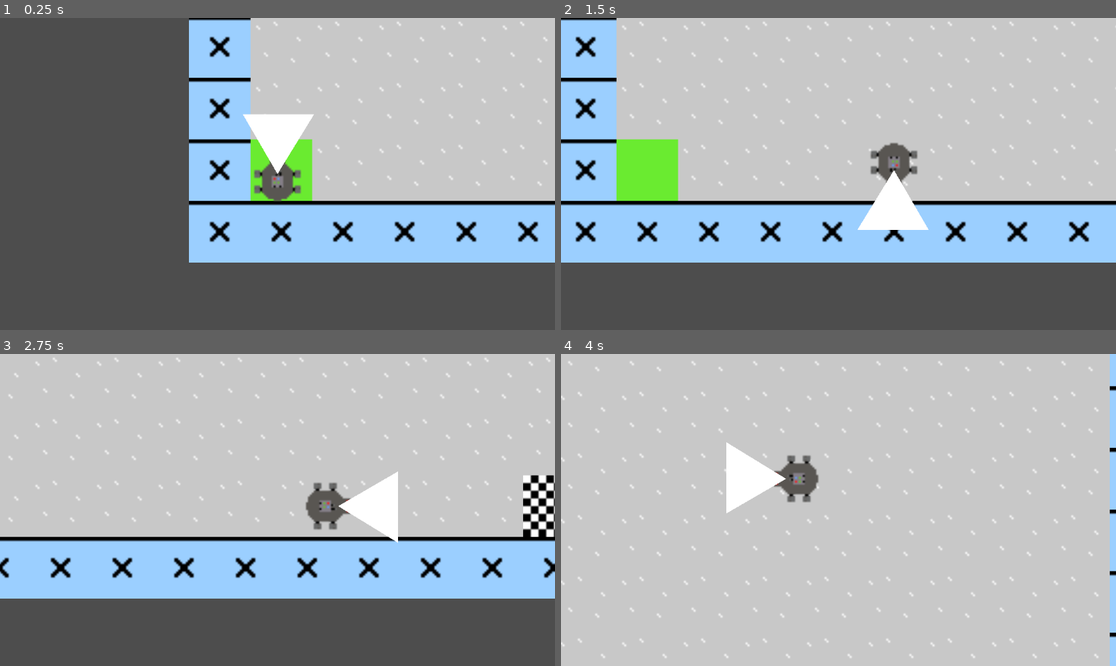
Above: before the commit, frames 1-4 (two rows, left to right).
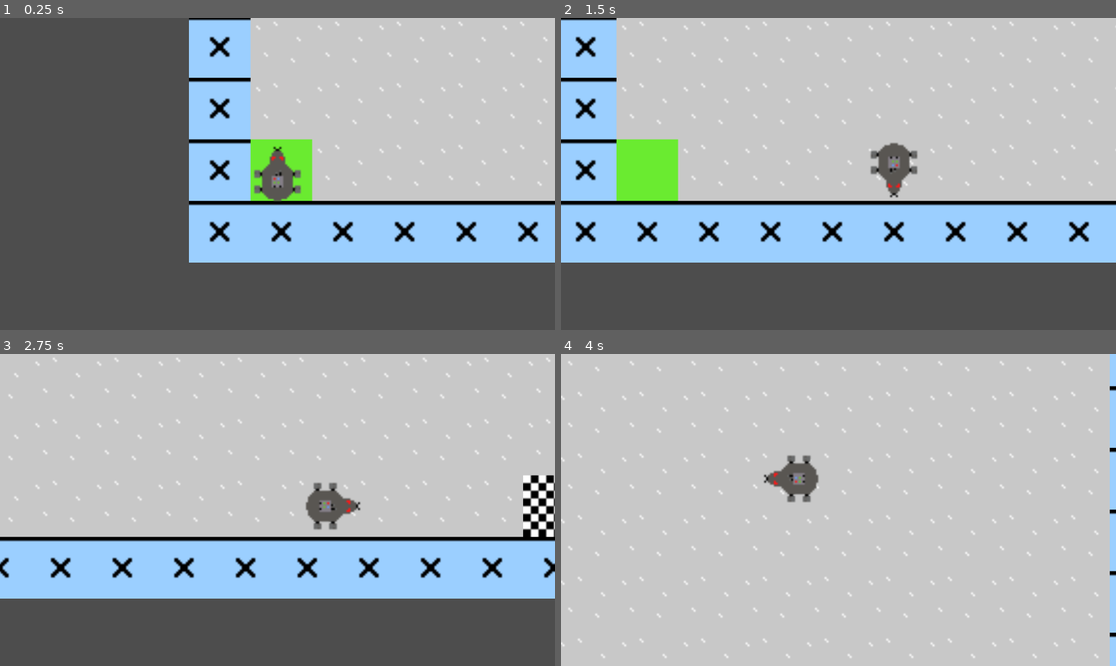
Above: after the commit, the same moments.

Repository: johannagroven/dontratmeout
Game: Godot game, scene res://main.tscn
Two runs of this game, one before a commit and one after it. Both use one fixed random seed, a clock stepped at 60 frames per second and the inputs below.
Inputs:
- Up to frame 1 (0.25 s): no input
- Up to frame 2 (1.5 s): tap Enter at 0.5 s; hold Right (ui_right) 0.53-1.28 s; hold Down (ui_down) from 1.28 s (still down)
- Up to frame 3 (2.75 s): release Down (ui_down) at 2.03 s; hold Right (ui_right) from 2.03 s (still down)
- Up to frame 4 (4 s): release Right (ui_right) at 2.78 s; hold Up (ui_up) 2.78-3.53 s; hold Left (ui_left) from 3.53 s (still down)

The runs differ from the first frame. In frame 1, 1.2% of the frame differs, in the area x 43-57%, y 30-50%; in frame 2, 1.2%, in the area x 53-67%, y 48-68%; in frame 3, 1.2%; in frame 4, 1.2%.

Commit message:
Possible to win

Diff:
--- a/character.gd
+++ b/character.gd
@@ -163,5 +163,5 @@
 		return false
 	if tile_data.get_custom_data("isGoal"):
 		# TODO Something Reasonable
-		return 42
+		get_node("goalLabel").text = "You\nWin!"
 	return tile_data.get_collision_polygons_count(0) < 1
--- a/character.tscn
+++ b/character.tscn
@@ -56,6 +56,9 @@
 [sub_resource type="RectangleShape2D" id="RectangleShape2D_ujape"]
 size = Vector2(14, 14)
 
+[sub_resource type="LabelSettings" id="LabelSettings_pjt0s"]
+font_color = Color(0.109804, 0.784314, 0, 1)
+
 [node name="character" type="CharacterBody2D"]
 position = Vector2(0, -1)
 motion_mode = 1
@@ -78,5 +81,9 @@
 [node name="shape" type="CollisionShape2D" parent="."]
 shape = SubResource("RectangleShape2D_ujape")
 
-[node name="Polygon2D" type="Polygon2D" parent="."]
-polygon = PackedVector2Array(0, 0, 31, -18, 31, 19)
+[node name="goalLabel" type="Label" parent="."]
+offset_left = -14.0
+offset_top = -26.0
+offset_right = 26.0
+offset_bottom = 23.0
+label_settings = SubResource("LabelSettings_pjt0s")
Not shown: 1 places in character.tscn that only renumber resources
